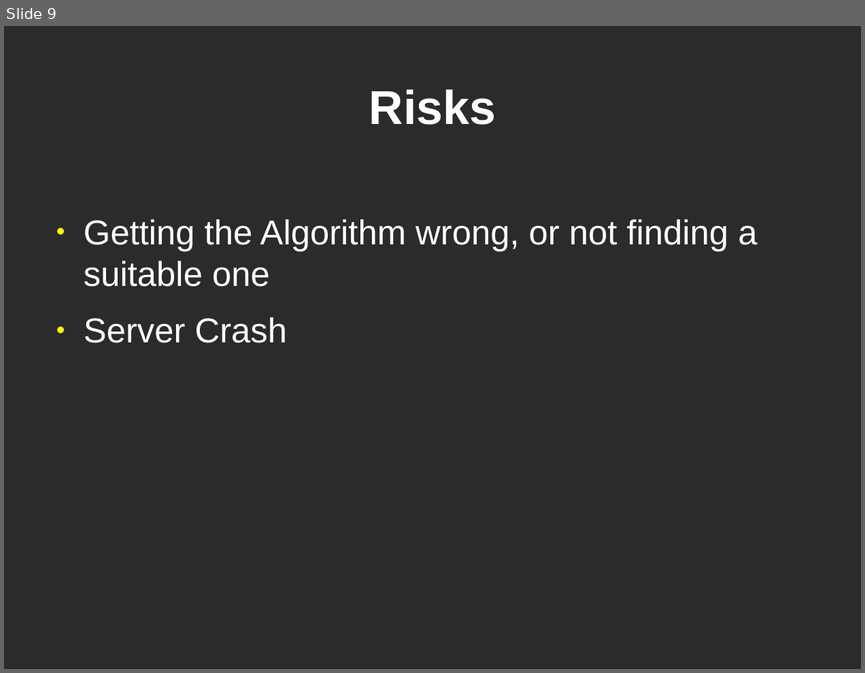
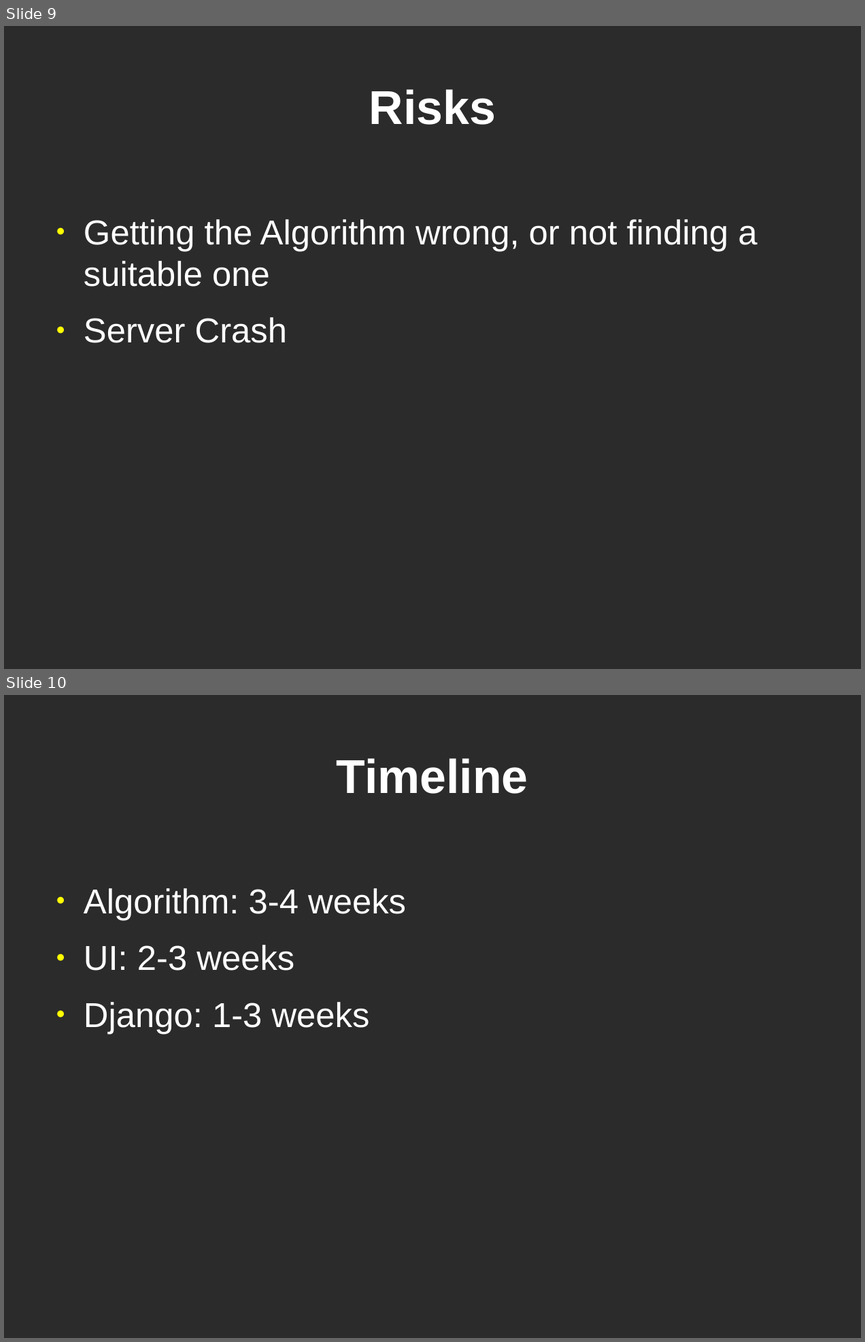
Before and after one commit to bpross/MyCourses-Scheduler, a slide deck: docs/design/design.odp. Shown one above the other, each under a label of ours: slide 9 before the commit, slides 9 and 10 after it. The pictures are 865x673 and 865x1342 pixels, drawn with LibreOffice and Linux fonts; fonts in the diff are those of the drawing; background and template pictures are left out; a plain dark background stands for a picture behind light text. Boxes give left, top, right and bottom in pixels: in the first picture for what was removed or moved away, otherwise in the second. Text is boxed around its words. In the diff, an @@ line names an element or a change of style, - is before the commit and + after.

Commit message:
added timeline

```diff
--- a/docs/design/design.odp
+++ b/docs/design/design.odp
@@ slide 10 added at <box>4,695,861,1338</box>, background picture (left out) @@
@@ title added at <box>337,758,528,794</box>, 44 pt, text #FFFFFF, bold @@
+Timeline
@@ text added at <box>84,888,406,1034</box>, 32 pt, text #FFFFFF @@
+● Algorithm: 3-4 weeks
+● UI: 2-3 weeks
+● Django: 1-3 weeks
```
Also in this commit, not shown: 1 slide changed.
